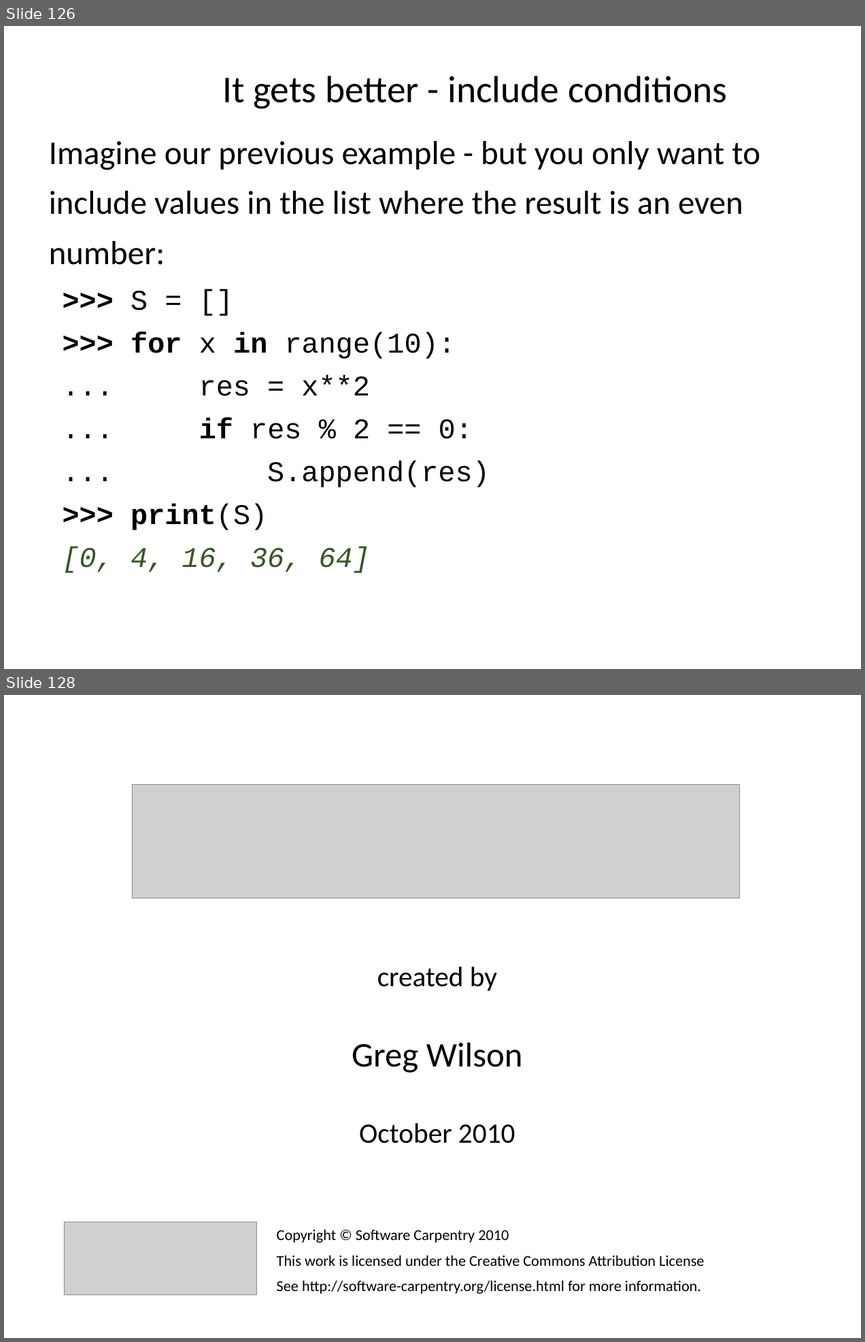
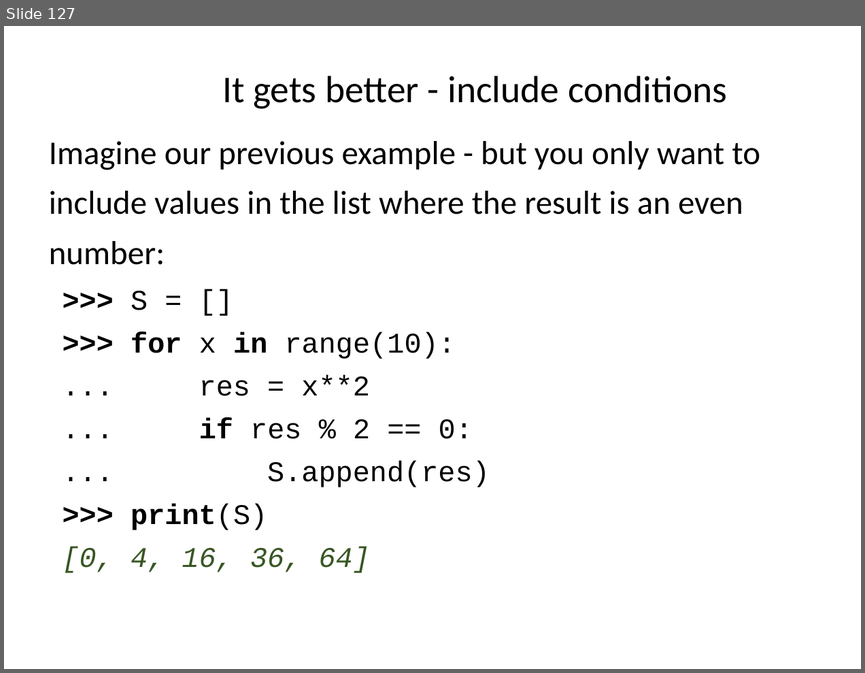
Before and after one commit to ncasuk/ncas-isc, a slide deck: python/presentations/learning_python/04_lists__slice__list_comp.pptx. Shown one above the other, each under a label of ours: slides 126 and 128 before the commit, slide 127 after it; the slides between them are not shown. The pictures are 865x1342 and 865x673 pixels, drawn with LibreOffice and Linux fonts; fonts in the diff are those of the drawing; grey boxes stand for pictures; background and template pictures are left out. Boxes give left, top, right and bottom in pixels: in the first picture for what was removed or moved away, otherwise in the second. Text is boxed around its words. In the diff, an @@ line names an element or a change of style, - is before the commit and + after.

```diff
--- a/python/presentations/learning_python/04_lists__slice__list_comp.pptx
+++ b/python/presentations/learning_python/04_lists__slice__list_comp.pptx
@@ slide 128 removed at box(4, 695, 861, 1338), background picture (left out) @@
@@ picture removed at box(133, 784, 740, 898) @@
@@ text removed at box(377, 966, 497, 991) @@
-created by
@@ text removed at box(351, 1042, 523, 1072) @@
-Greg Wilson
@@ text removed at box(359, 1123, 515, 1143) @@
-October 2010
@@ picture removed at box(64, 1221, 257, 1295) @@
@@ text removed at box(277, 1229, 704, 1293) @@
-Copyright © Software Carpentry 2010
-This work is licensed under the Creative Commons Attribution License
-See http://software-carpentry.org/license.html for more information.
@@ what was slide 126 is now slide 127 @@
```
Also in this commit, not shown: 10 slides changed, 2 slides added, 1 other file.
